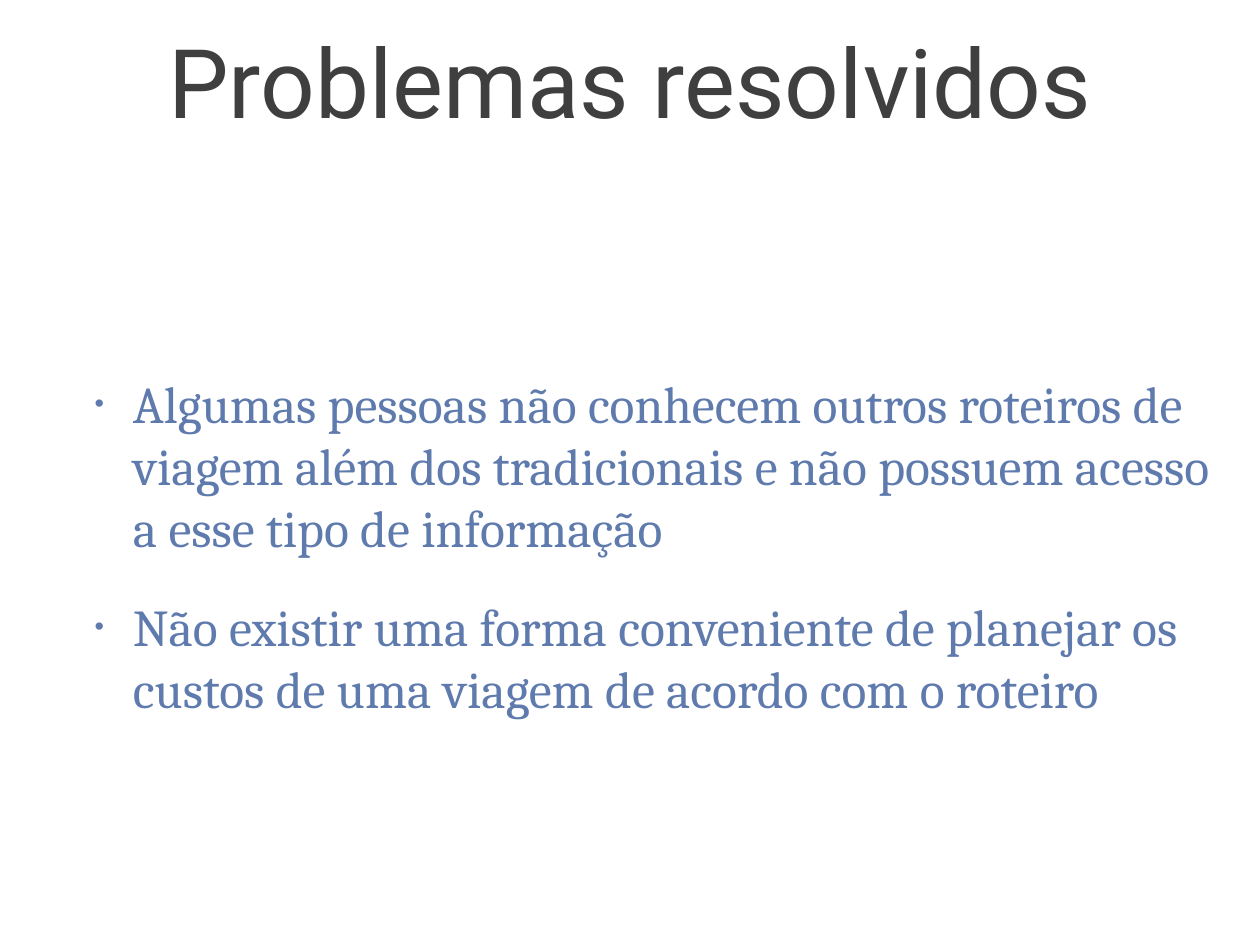
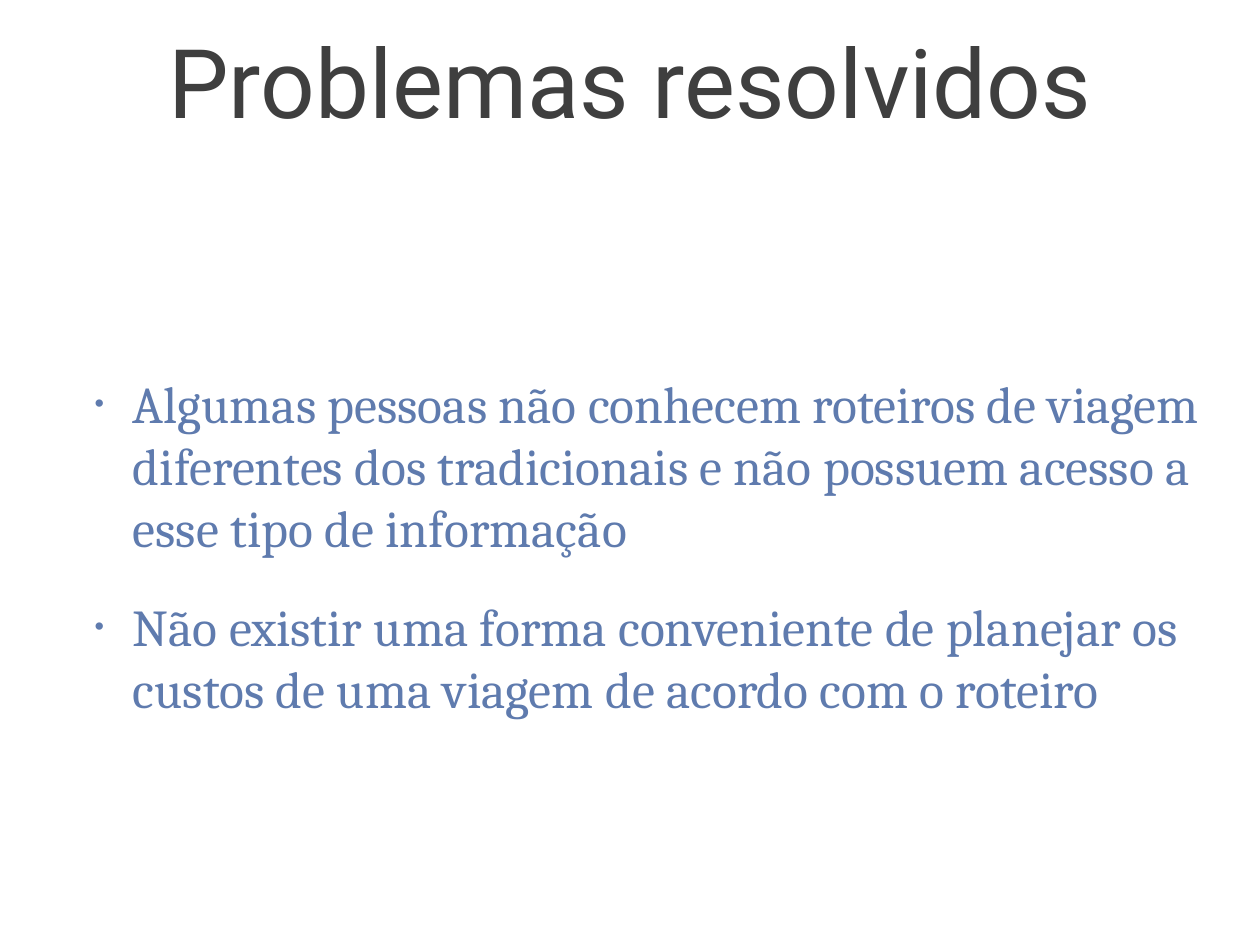
Before and after one commit to tulios/projetofinal-roteiros, a slide deck: slide 7 of apresentacao/apresentacao.ppt. Drawn at 1260x945 pixels with LibreOffice and Linux fonts; fonts in the diff are those of the drawing; background and template pictures are left out. Boxes give left, top, right and bottom in pixels: in the first picture for what was removed or moved away, otherwise in the second. Text is boxed around its words. In the diff, an @@ line names an element or a change of style, - is before the commit and + after.

```diff
--- a/apresentacao/apresentacao.ppt
+++ b/apresentacao/apresentacao.ppt
@@ text at (133, 387, 1199, 558): text changed @@
-• Algumas pessoas não conhecem outros roteiros de viagem além dos tradicionais e não possuem acesso a esse tipo de informação
+• Algumas pessoas não conhecem roteiros de viagem diferentes dos tradicionais e não possuem acesso a esse tipo de informação
```
Also in this commit, not shown: 3 other slides changed, 10 slides added, 1 slide removed, 14 other files.
